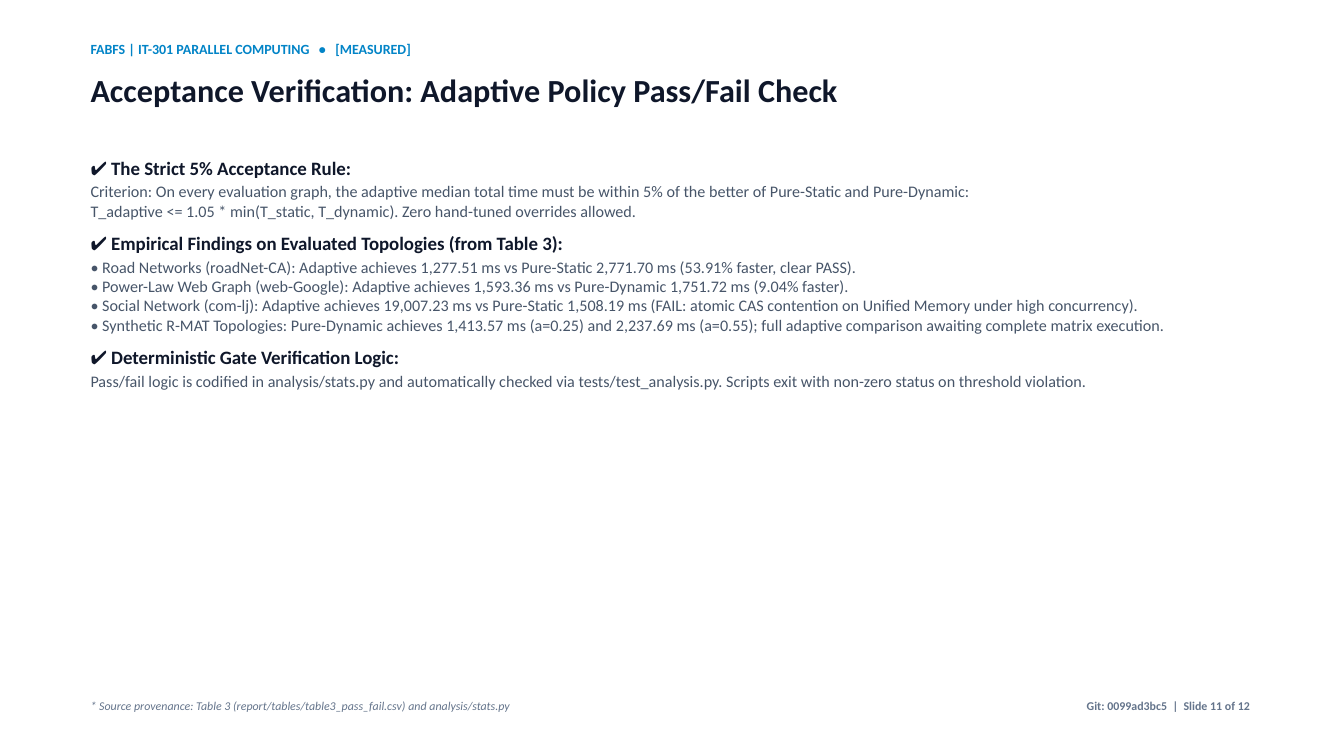
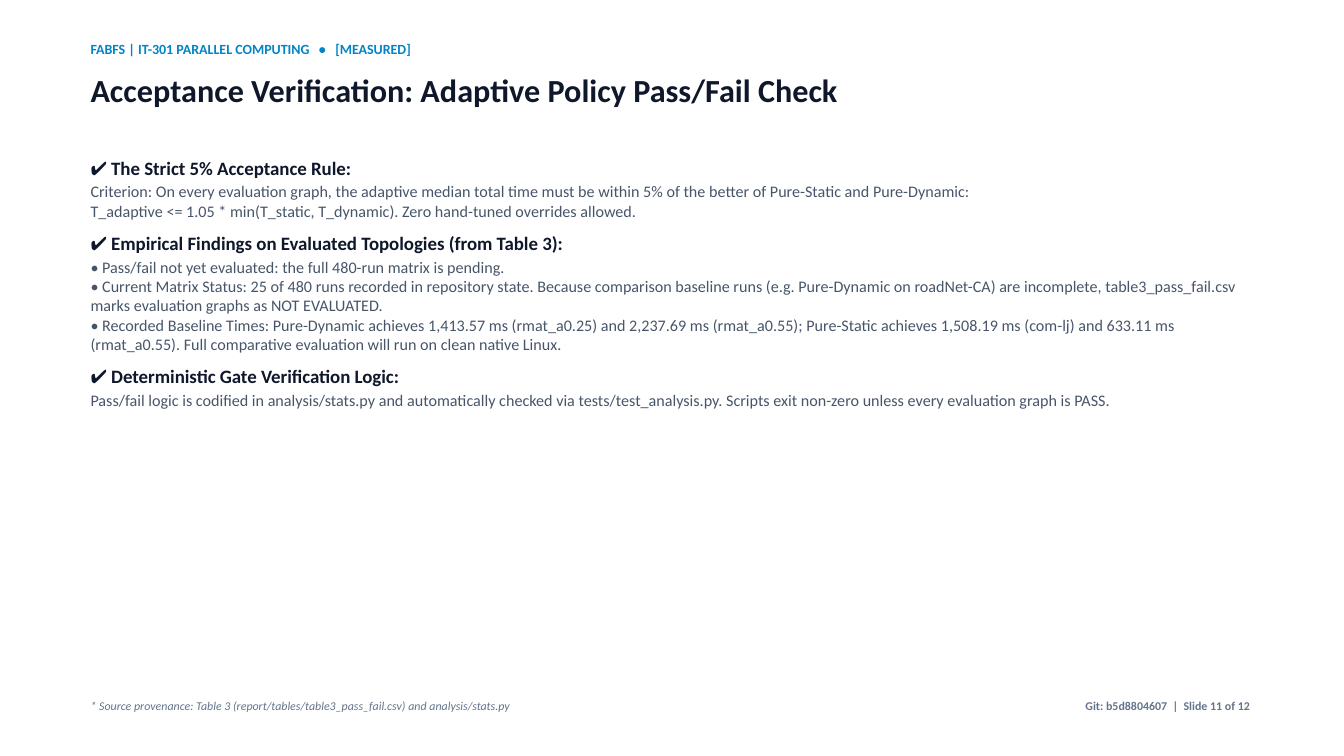
Before and after one commit to rniszn/parallel-computing-FABFS, a slide deck: slide 11 of presentation/FABFS.pptx. Drawn at 1344x756 pixels with LibreOffice and Linux fonts; fonts in the diff are those of the drawing. Boxes give left, top, right and bottom in pixels: in the first picture for what was removed or moved away, otherwise in the second. Text is boxed around its words. In the diff, an @@ line names an element or a change of style, - is before the commit and + after.

Commit message:
fix(analysis,slides): fix pass/fail incomplete policy check and align slide claims
- Analysis: require complete runs for all comparison policies (Adaptive, Static, Dynamic) before evaluating 5% rule; mark incomplete cells as NOT EVALUATED (never false PASS/FAIL); overall pass requires 0 FAIL and 0 NOT EVALUATED; print 'n=1, no CI' for single runs and round medians/intervals to 2 decimal places with n.

- Tests: add 4 unit tests in tests/test_analysis.py covering missing policy NOT EVALUATED, threshold ratio boundaries (4% PASS vs 6% FAIL), n=1 no CI formatting, and non-zero exit on NOT EVALUATED.

- Slides: replace premature roadNet-CA 53.9% speedup claim on Slide 11 with 'Pass/fail not yet evaluated: the full 480-run matrix is pending'; update Slide 5 matrix status, manifest requirement, and protocol; update Slide 12 module status from Verified to Implemented; label Slide 4 demo datasets as SYNTHETIC WALKTHROUGH vs REAL TRACE; update Slide 1 target info.

- Tables: regenerate results/tables/ and report/tables/.

```diff
--- a/presentation/FABFS.pptx
+++ b/presentation/FABFS.pptx
@@ text at bbox=[91, 262, 1235, 353]: text changed @@
-• Road Networks (roadNet-CA): Adaptive achieves 1,277.51 ms vs Pure-Static 2,771.70 ms (53.91% faster, clear PASS).
-• Power-Law Web Graph (web-Google): Adaptive achieves 1,593.36 ms vs Pure-Dynamic 1,751.72 ms (9.04% faster).
-• Social Network (com-lj): Adaptive achieves 19,007.23 ms vs Pure-Static 1,508.19 ms (FAIL: atomic CAS contention on Unified Memory under high concurrency).
-• Synthetic R-MAT Topologies: Pure-Dynamic achieves 1,413.57 ms (a=0.25) and 2,237.69 ms (a=0.55); full adaptive comparison awaiting complete matrix execution.
+• Pass/fail not yet evaluated: the full 480-run matrix is pending.
+• Current Matrix Status: 25 of 480 runs recorded in repository state. Because comparison baseline runs (e.g. Pure-Dynamic on roadNet-CA) are incomplete, table3_pass_fail.csv marks evaluation graphs as NOT EVALUATED.
+• Recorded Baseline Times: Pure-Dynamic achieves 1,413.57 ms (rmat_a0.25) and 2,237.69 ms (rmat_a0.55); Pure-Static achieves 1,508.19 ms (com-lj) and 633.11 ms (rmat_a0.55). Full comparative evaluation will run on clean native Linux.
@@ text at bbox=[91, 395, 1109, 409]: text changed @@
-Pass/fail logic is codified in analysis/stats.py and automatically checked via tests/test_analysis.py. Scripts exit with non-zero status on threshold violation.
+Pass/fail logic is codified in analysis/stats.py and automatically checked via tests/test_analysis.py. Scripts exit non-zero unless every evaluation graph is PASS.
@@ text at bbox=[1085, 701, 1250, 710]: text changed @@
-Git: 0099ad3bc5 | Slide 11 of 12
+Git: b5d8804607 | Slide 11 of 12
```
Also in this commit, not shown: 11 other slides changed, 45 other files.
